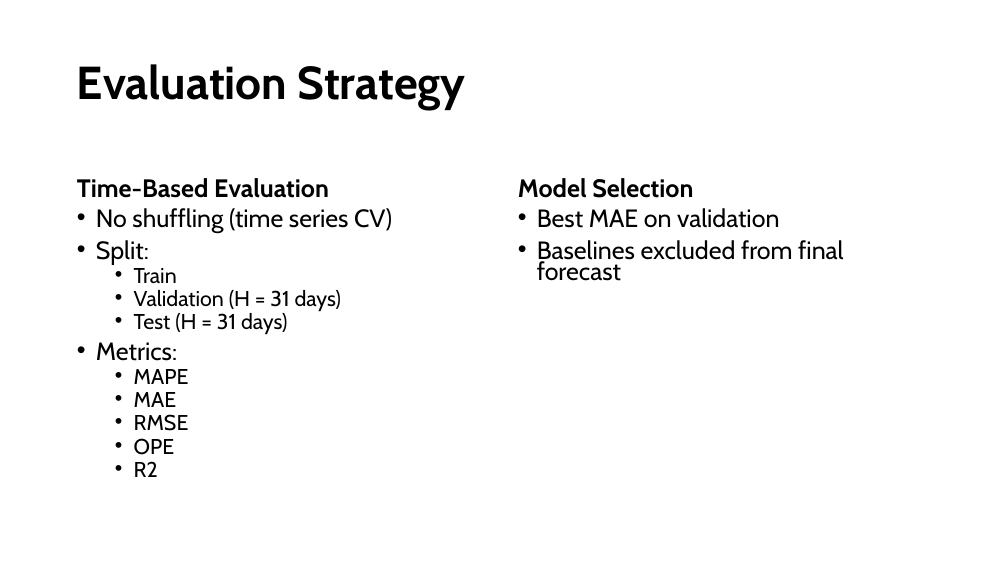
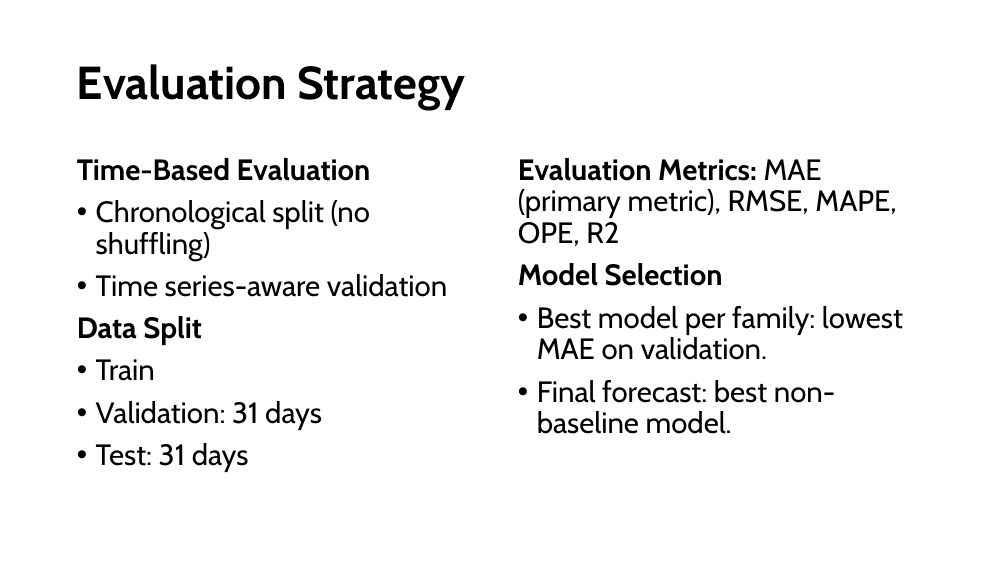
Before and after one commit to mireiamonbu/Spanish-Forecasters-MireiaMontoya-EnriqueRuiz, a slide deck: slide 10 of presentation/CapstonProject.pptx (slide 9 before the commit). Drawn at 1008x567 pixels with LibreOffice and Linux fonts; fonts in the diff are those of the drawing. Boxes give left, top, right and bottom in pixels: in the first picture for what was removed or moved away, otherwise in the second. Text is boxed around its words. In the diff, an @@ line names an element or a change of style, - is before the commit and + after.

```diff
--- a/presentation/CapstonProject.pptx
+++ b/presentation/CapstonProject.pptx
@@ text "Time-Based Evaluation": place and size @@
-text "Time-Based Evaluation" at [96,208,392,477]
+text "Time-Based Evaluation" at [77,158,447,472]
@@ text at [77,158,447,345]: text changed; size 23.8 to 28 pt @@
-• No shuffling (time series CV)
-• Split:
+Time-Based Evaluation
+• Chronological split (no shuffling)
+• Time series-aware validation
+Data Split
@@ text removed at [77,178,329,198] @@
-Time-Based Evaluation
@@ text at [518,158,903,434]: text changed; size 23.8 to 28 pt @@
-• Best MAE on validation
-• Baselines excluded from final forecast
+Evaluation Metrics: MAE (primary metric), RMSE, MAPE, OPE, R2
+Model Selection
+• Best model per family: lowest MAE on validation.
+• Final forecast: best non-baseline model.
@@ text removed at [518,178,693,198] @@
-Model Selection
@@ text at [96,359,155,381]: size 20.4 to 28 pt in "Train"; list level 2 to 1 in "Train"; line spacing 0.7 to 0.9 @@
@@ text at [96,401,322,472]: text changed; size 20.4 to 28 pt @@
-  • Validation (H = 31 days)
-  • Test (H = 31 days)
-• Metrics:
-  • MAPE
-  • MAE
-  • RMSE
-  • OPE
-  • R2
+• Validation: 31 days
+• Test: 31 days
```
Also in this commit, not shown: 6 other slides changed, 3 slides added, 2 slides removed.
